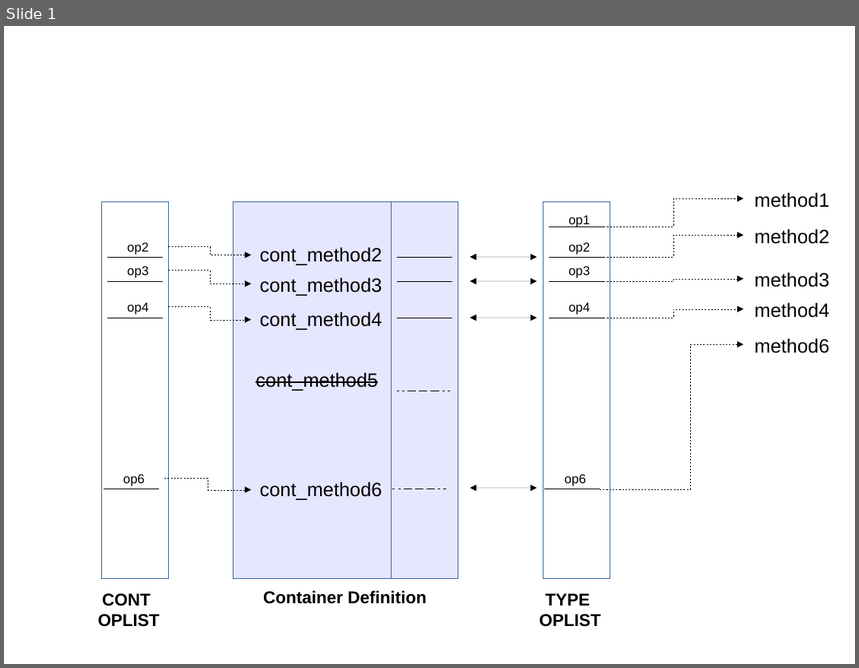
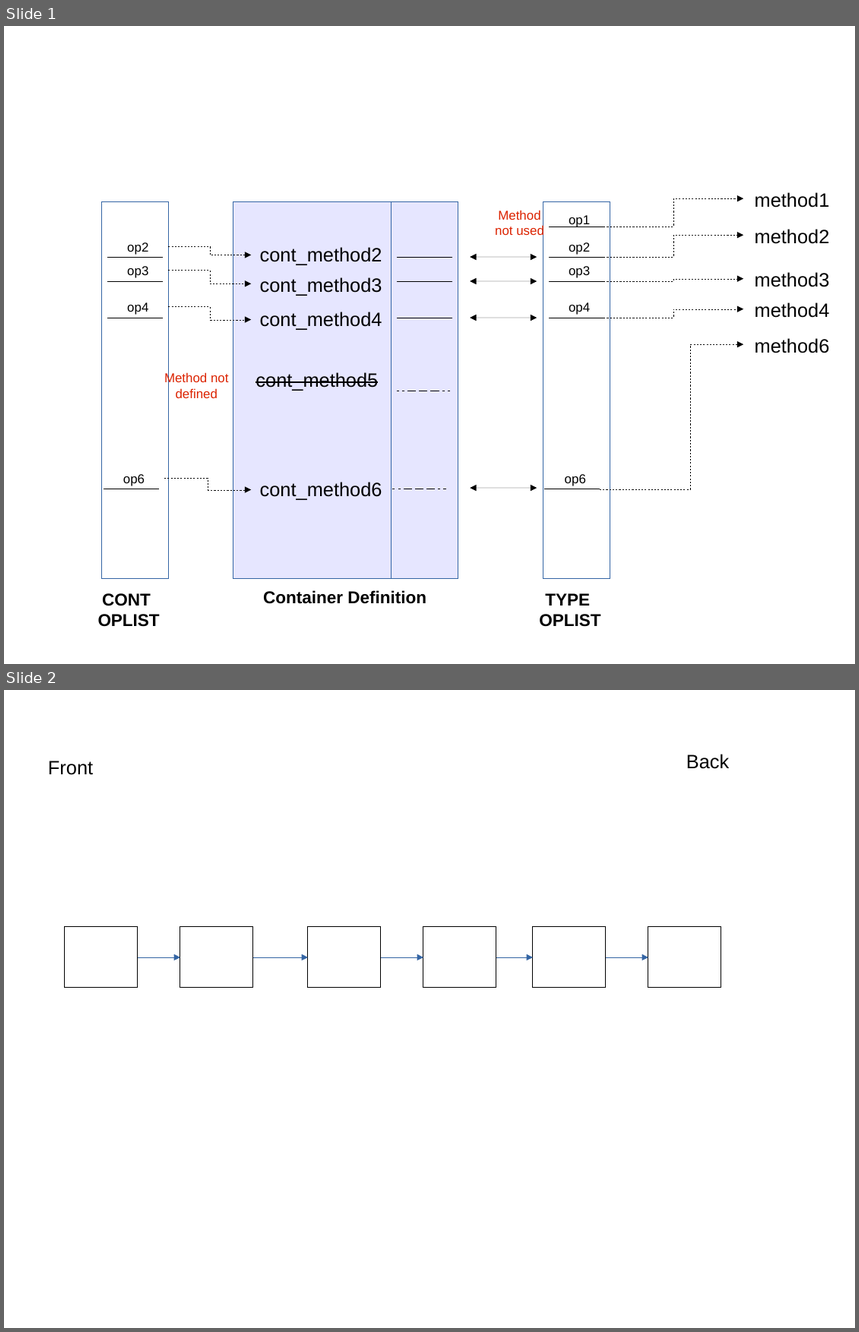
Before and after one commit to P-p-H-d/mlib, a slide deck: doc/oplist.odp. Shown one above the other, each under a label of ours: slide 1 before the commit, slides 1 and 2 after it. The pictures are 859x668 and 859x1332 pixels, drawn with LibreOffice and Linux fonts; fonts in the diff are those of the drawing. Boxes give left, top, right and bottom in pixels: in the first picture for what was removed or moved away, otherwise in the second. Text is boxed around its words. In the diff, an @@ line names an element or a change of style, - is before the commit and + after.

```diff
--- a/doc/oplist.odp
+++ b/doc/oplist.odp
@@ slide 2 added at (x1=4, y1=690, x2=855, y2=1328), background #FFFFFF @@
@@ text added at (x1=686, y1=754, x2=729, y2=769), 18 pt, text #000000 @@
+Back
@@ text added at (x1=48, y1=761, x2=93, y2=775), 18 pt, text #000000 @@
+Front
@@ rectangle added at (x1=65, y1=927, x2=138, y2=988), fill #FFFFFF, outline #000000 0 pt @@
@@ rectangle added at (x1=180, y1=927, x2=253, y2=988), fill #FFFFFF, outline #000000 0 pt @@
@@ rectangle added at (x1=308, y1=927, x2=381, y2=988), fill #FFFFFF, outline #000000 0 pt @@
@@ rectangle added at (x1=424, y1=927, x2=496, y2=988), fill #FFFFFF, outline #000000 0 pt @@
@@ rectangle added at (x1=533, y1=927, x2=606, y2=988), fill #FFFFFF, outline #000000 0 pt @@
@@ rectangle added at (x1=649, y1=927, x2=721, y2=988), fill #FFFFFF, outline #000000 0 pt @@
@@ elbow arrow added from (138, 958) to (180, 958), #3465A4 0 pt @@
@@ elbow arrow added from (253, 958) to (308, 958), #3465A4 0 pt @@
@@ elbow arrow added from (381, 958) to (424, 958), #3465A4 0 pt @@
@@ elbow arrow added from (496, 958) to (533, 958), #3465A4 0 pt @@
@@ elbow arrow added from (607, 958) to (649, 958), #3465A4 0 pt @@
@@ slide 1 changed as well @@
@@ text added at (x1=495, y1=210, x2=544, y2=238), 12 pt, text #DC2300 @@
+Method not used
@@ text added at (x1=164, y1=373, x2=228, y2=398), 12 pt, text #DC2300 @@
+Method not defined
```
Also in this commit, not shown: 1 other file.
